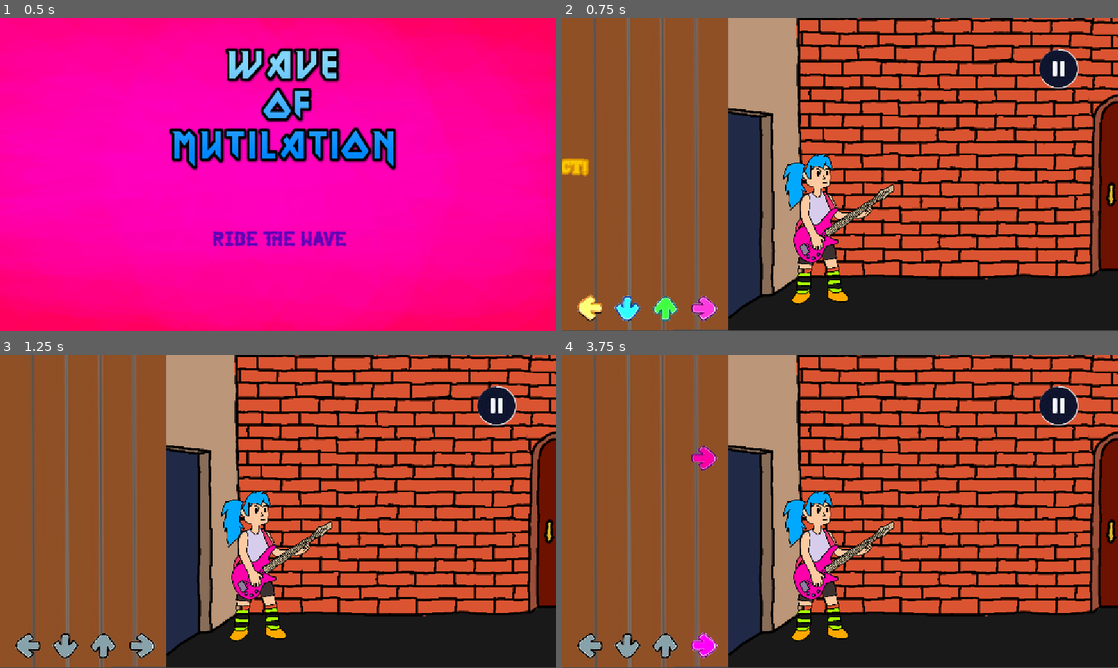
Above: before the commit, frames 1-4 (two rows, left to right).
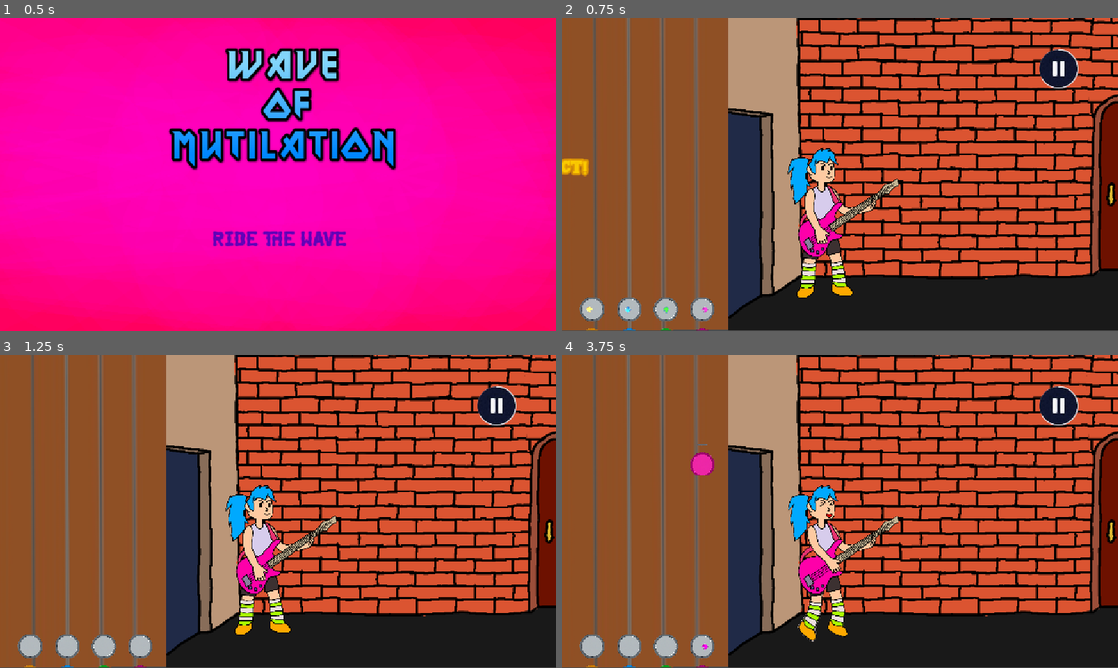
Above: after the commit, the same moments.

Repository: sofiamatosg/Wave-of-Mutilation
Game: Godot game, scene res://levels/main.tscn
Two runs of this game, one before a commit and one after it. Both use one fixed random seed, a clock stepped at 60 frames per second and the inputs below.
Inputs (mouse positions are in pixels of both pictures, inside the frame that each line leads up to):
- Up to frame 1 (0.5 s): no input
- Up to frame 2 (0.75 s): click "Ride the wave" at 0.5 s
- Up to frame 3 (1.25 s): no input
- Up to frame 4 (3.75 s): click (1062, 405) at 1.25 s; click "Continue" at 2 s; tap Enter at 2.75 s; move the mouse to (962, 495) at 2.77 s; hold F (button_right) 2.78-3.53 s; move the mouse to (728, 527) at 3.52 s; hold S (button_down) from 3.53 s (still down)

Frame 1 is identical in both runs. In frame 2, 4.3% of the frame differs, in the area x 2-61%, y 41-100%; in frame 3, 4.3%; in frame 4, 4.7%, in the area x 2-61%, y 28-100%.

Commit message:
Animation/SFX

Diff:
--- a/levels/game_level.tscn
+++ b/levels/game_level.tscn
@@ -1,9 +1,10 @@
-[gd_scene load_steps=13 format=3 uid="uid://dgnua7mp5ugd2"]
+[gd_scene load_steps=14 format=3 uid="uid://dgnua7mp5ugd2"]
 
 [ext_resource type="PackedScene" uid="uid://c0c5bk8q4botv" path="res://objects/key_listener.tscn" id="1_qc6i3"]
 [ext_resource type="Texture2D" uid="uid://dwmfhaqkv4eqg" path="res://art/background.png" id="1_x6325"]
 [ext_resource type="PackedScene" uid="uid://bjbdbok88dyfc" path="res://objects/falling_key.tscn" id="2_sklrn"]
 [ext_resource type="PackedScene" uid="uid://my0vyubbvhxn" path="res://levels/game_ui.tscn" id="3_d65c1"]
+[ext_resource type="Texture2D" uid="uid://dyjhtkmrm4ajt" path="res://art/Ícones Coloridos e Simples.png" id="3_egnn0"]
 [ext_resource type="PackedScene" uid="uid://cgx2o2xtebrgv" path="res://objects/hold_tail.tscn" id="4_wtvao"]
 [ext_resource type="PackedScene" uid="uid://dsoxkm5i4lmjp" path="res://level_editor.tscn" id="5_2i5ty"]
 [ext_resource type="PackedScene" uid="uid://bn0jgwmv7lc28" path="res://objects/audio_control.tscn" id="7_smvv8"]
@@ -27,20 +28,28 @@
 
 [node name="key_listener" parent="." instance=ExtResource("1_qc6i3")]
 position = Vector2(-520, 280)
+scale = Vector2(0.25, 0.25)
+texture = ExtResource("3_egnn0")
 key_name = "button_left"
 
 [node name="key_listener2" parent="." instance=ExtResource("1_qc6i3")]
 position = Vector2(-440, 280)
+scale = Vector2(0.25, 0.25)
+texture = ExtResource("3_egnn0")
 frame = 1
 key_name = "button_down"
 
 [node name="key_listener3" parent="." instance=ExtResource("1_qc6i3")]
 position = Vector2(-360, 280)
+scale = Vector2(0.25, 0.25)
+texture = ExtResource("3_egnn0")
 frame = 2
 key_name = "button_up"
 
 [node name="key_listener4" parent="." instance=ExtResource("1_qc6i3")]
 position = Vector2(-280, 280)
+scale = Vector2(0.25, 0.25)
+texture = ExtResource("3_egnn0")
 frame = 3
 key_name = "button_right"
 
--- a/levels/game_ui.gd
+++ b/levels/game_ui.gd
@@ -7,7 +7,7 @@
 	Signals.IncrementScore.connect(IncrementScore)
 	Signals.IncrementCombo.connect(IncrementCombo)
 	Signals.ResetCombo.connect(ResetCombo)
-
+	Signals.Win.connect(Win)
 	ResetCombo()
 
 func IncrementScore(incr:int):
@@ -21,3 +21,6 @@
 func ResetCombo():
 	combo_count = 0
 	%ComboLabel.text =  " "
+
+func Win():
+	print("tomato")
--- a/levels/game_ui.tscn
+++ b/levels/game_ui.tscn
@@ -8,7 +8,9 @@
 [ext_resource type="Texture2D" uid="uid://cr0byauptbsaw" path="res://art/pause.png" id="5_v1qec"]
 [ext_resource type="Script" uid="uid://bg3m2308rdw76" path="res://levels/music_slider.gd" id="6_p3b1a"]
 [ext_resource type="FontFile" uid="uid://d13x2o4ktjilu" path="res://art/RockBoys-7BajD.ttf" id="7_p3vix"]
+[ext_resource type="Texture2D" uid="uid://ci05im8q1nmnh" path="res://art/360_F_530663142_QTG97MsHYkWxjpMhx2w6ROYxi07I9ct2-removebg-preview.png" id="8_k3x48"]
 [ext_resource type="Script" uid="uid://b2qh11q0qtjiw" path="res://levels/lost.gd" id="9_fcmbl"]
+[ext_resource type="Script" uid="uid://b0lihydtt60ck" path="res://levels/sfx_slider.gd" id="9_ufduk"]
 
 [sub_resource type="StyleBoxFlat" id="StyleBoxFlat_fcmbl"]
 bg_color = Color(1, 0.882353, 0.584314, 0.996078)
@@ -47,6 +49,14 @@
 
 [sub_resource type="StyleBoxFlat" id="StyleBoxFlat_p3b1a"]
 bg_color = Color(0.431373, 0.121569, 0.721569, 1)
+
+[sub_resource type="StyleBoxFlat" id="StyleBoxFlat_og18g"]
+bg_color = Color(1, 0.933333, 0.768627, 1)
+border_width_left = 4
+border_width_top = 4
+border_width_right = 4
+border_width_bottom = 4
+border_color = Color(0.576471, 0.462745, 0.231373, 1)
 
 [sub_resource type="StyleBoxFlat" id="StyleBoxFlat_ufduk"]
 bg_color = Color(1, 0.933333, 0.768627, 1)
@@ -213,11 +223,12 @@
 "
 
 [node name="MusicSlider" type="HSlider" parent="CanvasLayer/Pause/OptionsPanel"]
-z_index = 1
-layout_mode = 0
-offset_left = 584.0
+unique_name_in_owner = true
+z_index = 1
+layout_mode = 0
+offset_left = 570.0
 offset_top = 311.0
-offset_right = 738.0
+offset_right = 724.0
 offset_bottom = 327.0
 theme_override_styles/grabber_area = SubResource("StyleBoxFlat_v1qec")
 theme_override_styles/grabber_area_highlight = SubResource("StyleBoxFlat_p3b1a")
@@ -230,15 +241,68 @@
 [node name="BackButton" type="Button" parent="CanvasLayer/Pause/OptionsPanel"]
 z_index = 1
 layout_mode = 0
-offset_left = 549.0
-offset_top = 388.0
-offset_right = 625.0
-offset_bottom = 431.0
-theme_override_colors/icon_normal_color = Color(1, 0.93506, 0.767305, 1)
-theme_override_colors/font_color = Color(0, 0, 0.054902, 1)
-theme_override_fonts/font = ExtResource("7_p3vix")
+offset_left = 542.0
+offset_top = 399.0
+offset_right = 618.0
+offset_bottom = 435.0
+theme_override_colors/font_color = Color(0.576471, 0.462745, 0.231373, 1)
+theme_override_fonts/font = ExtResource("7_p3vix")
+theme_override_styles/normal = SubResource("StyleBoxFlat_og18g")
 text = "Back"
-flat = true
+
+[node name="MusicSymbol" type="Sprite2D" parent="CanvasLayer/Pause/OptionsPanel"]
+unique_name_in_owner = true
+z_index = 1
+position = Vector2(540, 318)
+scale = Vector2(0.15, 0.15)
+texture = ExtResource("8_k3x48")
+hframes = 2
+
+[node name="SFXSlider" type="HSlider" parent="CanvasLayer/Pause/OptionsPanel"]
+unique_name_in_owner = true
+z_index = 1
+layout_mode = 0
+offset_left = 570.0
+offset_top = 363.0
+offset_right = 724.0
+offset_bottom = 379.0
+theme_override_styles/grabber_area = SubResource("StyleBoxFlat_v1qec")
+theme_override_styles/grabber_area_highlight = SubResource("StyleBoxFlat_p3b1a")
+max_value = 1.0
+step = 0.05
+value = 0.5
+script = ExtResource("9_ufduk")
+audio_bus_name = "SFX"
+
+[node name="SFXSymbol" type="Sprite2D" parent="CanvasLayer/Pause/OptionsPanel"]
+unique_name_in_owner = true
+z_index = 1
+position = Vector2(540, 370)
+scale = Vector2(0.15, 0.15)
+texture = ExtResource("8_k3x48")
+hframes = 2
+
+[node name="Label2" type="Label" parent="CanvasLayer/Pause/OptionsPanel"]
+z_index = 1
+layout_mode = 0
+offset_left = 456.0
+offset_top = 310.0
+offset_right = 515.0
+offset_bottom = 331.0
+theme_override_fonts/font = ExtResource("5_p3b1a")
+theme_override_font_sizes/font_size = 20
+text = "Music"
+
+[node name="Label3" type="Label" parent="CanvasLayer/Pause/OptionsPanel"]
+z_index = 1
+layout_mode = 0
+offset_left = 472.0
+offset_top = 362.0
+offset_right = 508.0
+offset_bottom = 383.0
+theme_override_fonts/font = ExtResource("5_p3b1a")
+theme_override_font_sizes/font_size = 20
+text = "SFX"
 
 [node name="PauseButton" type="Button" parent="CanvasLayer"]
 unique_name_in_owner = true
@@ -321,6 +385,7 @@
 [connection signal="pressed" from="CanvasLayer/Pause/PausePanel/ContinueButton" to="CanvasLayer/Pause" method="_on_continue_button_pressed"]
 [connection signal="value_changed" from="CanvasLayer/Pause/OptionsPanel/MusicSlider" to="CanvasLayer/Pause/OptionsPanel/MusicSlider" method="_on_value_changed"]
 [connection signal="pressed" from="CanvasLayer/Pause/OptionsPanel/BackButton" to="CanvasLayer/Pause" method="_on_back_button_pressed"]
+[connection signal="value_changed" from="CanvasLayer/Pause/OptionsPanel/SFXSlider" to="CanvasLayer/Pause/OptionsPanel/SFXSlider" method="_on_value_changed"]
 [connection signal="pressed" from="CanvasLayer/PauseButton" to="CanvasLayer/Pause" method="_on_pause_button_pressed"]
 [connection signal="pressed" from="CanvasLayer/Lost/LostPanel/RestartButton" to="CanvasLayer/Lost" method="_on_restart_button_pressed"]
 [connection signal="pressed" from="CanvasLayer/Lost/LostPanel/ExitButton" to="CanvasLayer/Lost" method="_on_exit_button_pressed"]
--- a/levels/pause.gd
+++ b/levels/pause.gd
@@ -4,17 +4,31 @@
 @onready var pause_button: Button = %PauseButton
 @onready var back_panel: Panel = %BackPanel
 @onready var options_panel: Panel = $OptionsPanel
+@onready var music_symbol: Sprite2D = %MusicSymbol
+@onready var music_slider: HSlider = %MusicSlider
+@onready var sfx_symbol: Sprite2D = %SFXSymbol
+@onready var sfx_slider: HSlider = %SFXSlider
+
 
 
 
 # Called when the node enters the scene tree for the first time.
 func _ready() -> void:
 	back_panel.mouse_filter = Control.MOUSE_FILTER_IGNORE
-
-
+	music_symbol.hframes = 2
+	sfx_symbol.hframes = 2
 # Called every frame. 'delta' is the elapsed time since the previous frame.
 func _process(delta: float) -> void:
-	pass
+	if music_slider.value <= 0.01:
+		music_symbol.hframes = 3
+		print("o")
+	else:
+		music_symbol.hframes = 2
+
+	if sfx_slider.value <= 0.01:
+		sfx_symbol.hframes = 3
+	else:
+		sfx_symbol.hframes = 2
 
 func _on_pause_button_pressed() -> void:
 	get_tree().paused = true
--- /dev/null
+++ b/levels/sfx_slider.gd
@@ -0,0 +1,11 @@
+extends HSlider
+
+@export var audio_bus_name: String
+var audio_bus_id
+
+func _ready() -> void:
+	audio_bus_id = AudioServer.get_bus_index(audio_bus_name)
+
+func _on_value_changed(value: float) -> void:
+	var db = linear_to_db(value)
+	AudioServer.set_bus_volume_db(audio_bus_id, db)
--- a/objects/audio_control.gd
+++ b/objects/audio_control.gd
@@ -5,8 +5,10 @@
 func _ready() -> void:
 	await get_tree().create_timer(0.5).timeout  # Wait 3 seconds
 	$Drive.play()
+	Signals.Lost.connect(Lost)
+	Signals.ResetCombo.connect(ResetCombo)
+func Lost():
+	$Lose.play()
 
-
-# Called every frame. 'delta' is the elapsed time since the previous frame.
-func _process(delta: float) -> void:
-	pass
+func ResetCombo():
+	$Break.play()
--- a/objects/audio_control.tscn
+++ b/objects/audio_control.tscn
@@ -1,8 +1,13 @@
-[gd_scene load_steps=4 format=3 uid="uid://bn0jgwmv7lc28"]
+[gd_scene load_steps=9 format=3 uid="uid://bn0jgwmv7lc28"]
 
 [ext_resource type="AudioStream" uid="uid://th3x2p7em84s" path="res://music/Drive.wav" id="1_8j1b0"]
 [ext_resource type="Script" uid="uid://bvuh81csvgfop" path="res://objects/audio_control.gd" id="1_jnm6s"]
 [ext_resource type="Script" uid="uid://c77slq78rlm2f" path="res://objects/drive.gd" id="2_jnm6s"]
+[ext_resource type="AudioStream" uid="uid://by5hjuie2ooen" path="res://music/losing-horn-313723.mp3" id="4_qb6e3"]
+[ext_resource type="AudioStream" uid="uid://cf846p0whvg5n" path="res://music/ocean-wave-slowly-236010.mp3" id="5_rhtlh"]
+[ext_resource type="AudioStream" uid="uid://ca1xu7ctdb75a" path="res://music/punk-rock-guitar-loop-278767.mp3" id="6_dto0i"]
+[ext_resource type="AudioStream" uid="uid://bqc5shd7jbf0x" path="res://music/you-win-sequence-2-183949.mp3" id="7_lchdt"]
+[ext_resource type="AudioStream" uid="uid://bmet6bykwqjvj" path="res://music/wood-block-105066.mp3" id="7_rhtlh"]
 
 [node name="AudioControl" type="Node"]
 script = ExtResource("1_jnm6s")
@@ -11,3 +16,20 @@
 stream = ExtResource("1_8j1b0")
 bus = &"Music"
 script = ExtResource("2_jnm6s")
+
+[node name="Lose" type="AudioStreamPlayer" parent="."]
+stream = ExtResource("4_qb6e3")
+bus = &"SFX"
+
+[node name="Ocean" type="AudioStreamPlayer" parent="."]
+stream = ExtResource("5_rhtlh")
+bus = &"SFX"
+
+[node name="Intro" type="AudioStreamPlayer" parent="."]
+stream = ExtResource("6_dto0i")
+
+[node name="Break" type="AudioStreamPlayer" parent="."]
+stream = ExtResource("7_rhtlh")
+
+[node name="Win" type="AudioStreamPlayer" parent="."]
+stream = ExtResource("7_lchdt")
--- a/objects/enemy.gd
+++ b/objects/enemy.gd
@@ -3,25 +3,24 @@
 var max_health = 100
 var min_health = 0
 var body_count = 0
-var sprite_x = $Sprite2D.global_position.x
+var sprite_x = $AnimatedSprite2D.global_position.x
+@onready var animated_sprite_2d: AnimatedSprite2D = $AnimatedSprite2D
 
 func _ready():
 	Signals.DecreaseLife.connect(DecreaseLife)
 	await get_tree().create_timer(8.0).timeout
-
+	animated_sprite_2d.play("play")
 	var anim = $AnimationPlayer.get_animation("enemy_walk")
 	$AnimationPlayer.play("enemy_walk")
+
 	anim.loop_mode = Animation.LOOP_LINEAR
 
 func _process(delta):
-	var sprite_global = $Sprite2D.to_global(Vector2.ZERO)
-	print(sprite_global.x)
+	var sprite_global = $AnimatedSprite2D.to_global(Vector2.ZERO)
 	if sprite_global.x <=  50 and health > 0:
-		print("tchi tchi")
 		Signals.Lost.emit()
 func DecreaseLife (damage: int):
 	health -= damage
-	print(health)
 	if health <= 0:
 		body_count += 1
 		health = 100
--- a/objects/enemy.tscn
+++ b/objects/enemy.tscn
@@ -1,8 +1,23 @@
-[gd_scene load_steps=9 format=3 uid="uid://d2h7qqroxyx8n"]
+[gd_scene load_steps=11 format=3 uid="uid://d2h7qqroxyx8n"]
 
-[ext_resource type="Texture2D" uid="uid://csiuh4o7tbaor" path="res://art/new_enemy.png" id="1_882u1"]
+[ext_resource type="Texture2D" uid="uid://ou41b8n2ph61" path="res://art/Enemy1.png" id="1_we7g8"]
+[ext_resource type="Texture2D" uid="uid://c5a3kl2fxfsjm" path="res://art/Enemy2.png" id="2_3hb37"]
 [ext_resource type="PackedScene" uid="uid://b643kdsjh0m30" path="res://health_bar.tscn" id="2_7jlpp"]
 [ext_resource type="Script" uid="uid://0iuxyjme4t3y" path="res://health_bar.gd" id="3_41oev"]
+
+[sub_resource type="SpriteFrames" id="SpriteFrames_2ld5k"]
+animations = [{
+"frames": [{
+"duration": 1.0,
+"texture": ExtResource("1_we7g8")
+}, {
+"duration": 1.0,
+"texture": ExtResource("2_3hb37")
+}],
+"loop": true,
+"name": &"run",
+"speed": 5.0
+}]
 
 [sub_resource type="RectangleShape2D" id="RectangleShape2D_882u1"]
 size = Vector2(147, 240)
@@ -16,7 +31,7 @@
 tracks/0/type = "value"
 tracks/0/imported = false
 tracks/0/enabled = true
-tracks/0/path = NodePath("Sprite2D:position")
+tracks/0/path = NodePath("AnimatedSprite2D:position")
 tracks/0/interp = 1
 tracks/0/loop_wrap = true
 tracks/0/keys = {
@@ -49,8 +64,11 @@
 
 [node name="Enemy" type="CharacterBody2D"]
 
-[node name="Sprite2D" type="Sprite2D" parent="."]
-texture = ExtResource("1_882u1")
+[node name="AnimatedSprite2D" type="AnimatedSprite2D" parent="."]
+sprite_frames = SubResource("SpriteFrames_2ld5k")
+animation = &"run"
+autoplay = "run"
+frame_progress = 0.0595303
 
 [node name="CollisionShape2D" type="CollisionShape2D" parent="."]
 position = Vector2(-8.5, 13)
--- a/objects/falling_key.tscn
+++ b/objects/falling_key.tscn
@@ -1,14 +1,15 @@
 [gd_scene load_steps=3 format=3 uid="uid://bjbdbok88dyfc"]
 
-[ext_resource type="Texture2D" uid="uid://bv8rgbvfg1v8i" path="res://art/arrows.webp" id="1_snaos"]
+[ext_resource type="Texture2D" uid="uid://dyjhtkmrm4ajt" path="res://art/Ícones Coloridos e Simples.png" id="1_uuajb"]
 [ext_resource type="Script" uid="uid://bod0wwhyhlnei" path="res://objects/falling_key.gd" id="2_uuajb"]
 
 [node name="FallingKey" type="Sprite2D"]
 z_index = -1
 texture_filter = 1
-texture = ExtResource("1_snaos")
+scale = Vector2(0.25, 0.25)
+texture = ExtResource("1_uuajb")
 hframes = 4
-vframes = 3
+vframes = 4
 frame = 4
 script = ExtResource("2_uuajb")
 
--- a/objects/key_listener.gd
+++ b/objects/key_listener.gd
@@ -3,6 +3,7 @@
 @onready var falling_key = preload("res://objects/falling_key.tscn")
 @onready var score_text = preload("res://levels/screen_text.tscn")
 @export var key_name: String = ""
+
 
 var falling_key_queue = []
 
@@ -17,6 +18,9 @@
 var good_press_score: float = 5
 var ok_press_score: float = 2
 
+func _input(event):
+	if event is InputEventKey and event.pressed:
+		Signals.PlayAnimation.emit()
 func _ready():
 	$GlowOverlay.frame = frame + 4
 	Signals.CreateFallingKey.connect(CreateFallingKey)
@@ -26,15 +30,14 @@
 
 		if falling_key_queue.front().has_passed:
 			falling_key_queue.pop_front()
-
 			#print MISS
 			var st_inst = score_text.instantiate()
 			get_tree().get_root().call_deferred("add_child", st_inst)
 			st_inst.SetTextInfo("MISS")
 			st_inst.global_position = global_position + Vector2(0, -15)
 			Signals.ResetCombo.emit()
+		if Input.is_action_just_pressed(key_name):
 
-		if Input.is_action_just_pressed(key_name):
 			var key_to_pop = falling_key_queue.pop_front()
 			var distance_from_pass = abs(key_to_pop.pass_treshold - key_to_pop.global_position.y)
 			$AnimationPlayer.stop()
@@ -59,12 +62,14 @@
 				Signals.IncrementScore.emit(good_press_score)
 				press_score_text = "GOOD"
 				Signals.IncrementCombo.emit()
+				Signals.DecreaseLife.emit(10)
 				key_to_pop.queue_free()
 
 			elif distance_from_pass < ok_press_treahold:
 				Signals.IncrementScore.emit(ok_press_score)
 				press_score_text = "OK"
 				Signals.IncrementCombo.emit()
+				Signals.DecreaseLife.emit(3)
 				key_to_pop.queue_free()
 			else:
 				press_score_text = "MISS"
@@ -74,7 +79,8 @@
 			get_tree().get_root().call_deferred("add_child", st_inst)
 			st_inst.SetTextInfo(press_score_text)
 			st_inst.global_position = global_position + Vector2(0, -15)
-
+	else:
+		Signals.Win.emit()
 func CreateFallingKey(button_name: String):
 	if button_name == key_name:
 		var fk_inst = falling_key.instantiate()
--- /dev/null
+++ b/objects/player.gd
@@ -0,0 +1,8 @@
+extends CharacterBody2D
+@onready var animated_sprite_2d: AnimatedSprite2D = %AnimatedSprite2D
+
+func _ready():
+	Signals.PlayAnimation.connect(PlayAnimation)
+
+func PlayAnimation():
+	animated_sprite_2d.play("play")
--- a/objects/player.tscn
+++ b/objects/player.tscn
@@ -1,17 +1,39 @@
-[gd_scene load_steps=3 format=3 uid="uid://b3aseihpqe6e3"]
+[gd_scene load_steps=6 format=3 uid="uid://b3aseihpqe6e3"]
 
-[ext_resource type="Texture2D" uid="uid://bgicwjvedr7tq" path="res://art/character.png" id="1_eqqp1"]
+[ext_resource type="Script" uid="uid://ds80ktl6tyuob" path="res://objects/player.gd" id="1_uxov2"]
+[ext_resource type="Texture2D" uid="uid://cd78mhyurpdwt" path="res://art/Player1.png" id="1_ykyjo"]
+[ext_resource type="Texture2D" uid="uid://bfp03p3yo80r4" path="res://art/Player2.png" id="2_uxov2"]
 
 [sub_resource type="RectangleShape2D" id="RectangleShape2D_eqqp1"]
 size = Vector2(197, 275)
 
+[sub_resource type="SpriteFrames" id="SpriteFrames_nmc1l"]
+animations = [{
+"frames": [{
+"duration": 1.0,
+"texture": ExtResource("1_ykyjo")
+}, {
+"duration": 1.0,
+"texture": ExtResource("2_uxov2")
+}, {
+"duration": 1.0,
+"texture": ExtResource("1_ykyjo")
+}],
+"loop": false,
+"name": &"play",
+"speed": 6.0
+}]
+
 [node name="Player" type="CharacterBody2D"]
-
-[node name="Sprite2D" type="Sprite2D" parent="."]
-position = Vector2(-9, 11.5)
-scale = Vector2(0.4, 0.401)
-texture = ExtResource("1_eqqp1")
+script = ExtResource("1_uxov2")
 
 [node name="CollisionShape2D" type="CollisionShape2D" parent="."]
 position = Vector2(-8.5, 6.5)
 shape = SubResource("RectangleShape2D_eqqp1")
+
+[node name="AnimatedSprite2D" type="AnimatedSprite2D" parent="."]
+unique_name_in_owner = true
+scale = Vector2(0.4, 0.4)
+sprite_frames = SubResource("SpriteFrames_nmc1l")
+animation = &"play"
+frame_progress = 1.0
--- a/objects/signals.gd
+++ b/objects/signals.gd
@@ -2,6 +2,8 @@
 
 signal IncrementScore(incr: int)
 
+signal Win()
+signal PlayAnimation()
 signal Lost()
 signal IncrementCombo()
 signal ResetCombo()
Binary file added: art/360_F_530663142_QTG97MsHYkWxjpMhx2w6ROYxi07I9ct2-removebg-preview.png
Not shown, added: art/360_F_530663142_QTG97MsHYkWxjpMhx2w6ROYxi07I9ct2-removebg-preview.png.import
Binary file added: art/360_F_530663142_QTG97MsHYkWxjpMhx2w6ROYxi07I9ct2.jpg
Not shown, added: art/360_F_530663142_QTG97MsHYkWxjpMhx2w6ROYxi07I9ct2.jpg.import
Binary file added: art/Enemy1.png
Not shown, added: art/Enemy1.png.import
Binary file added: art/Enemy2.png
Not shown, added: art/Enemy2.png.import
Binary file added: art/Player1.png
Not shown, added: art/Player1.png.import
Binary file added: art/Player2.png
Not shown, added: art/Player2.png.import
(and 21 more such lines)
